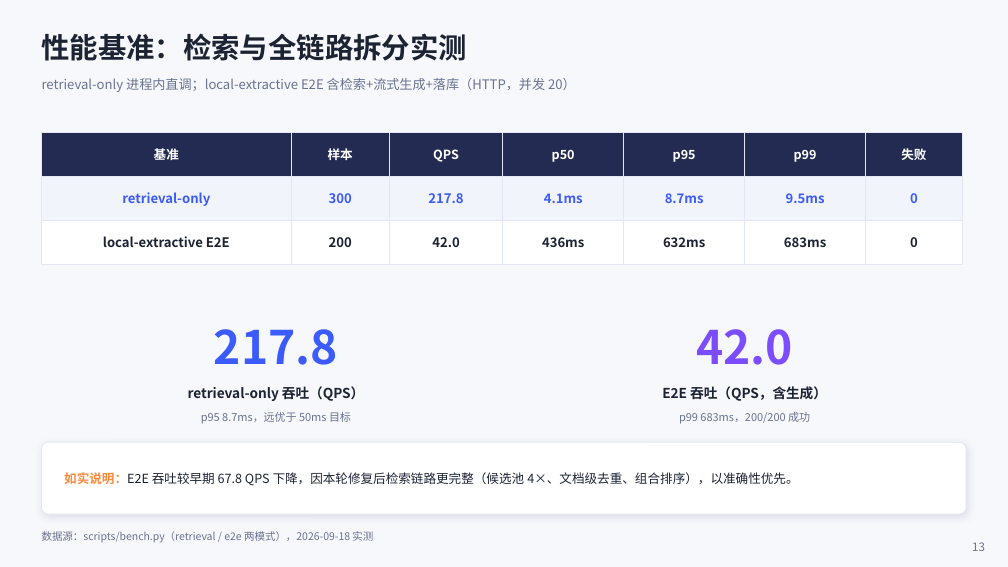
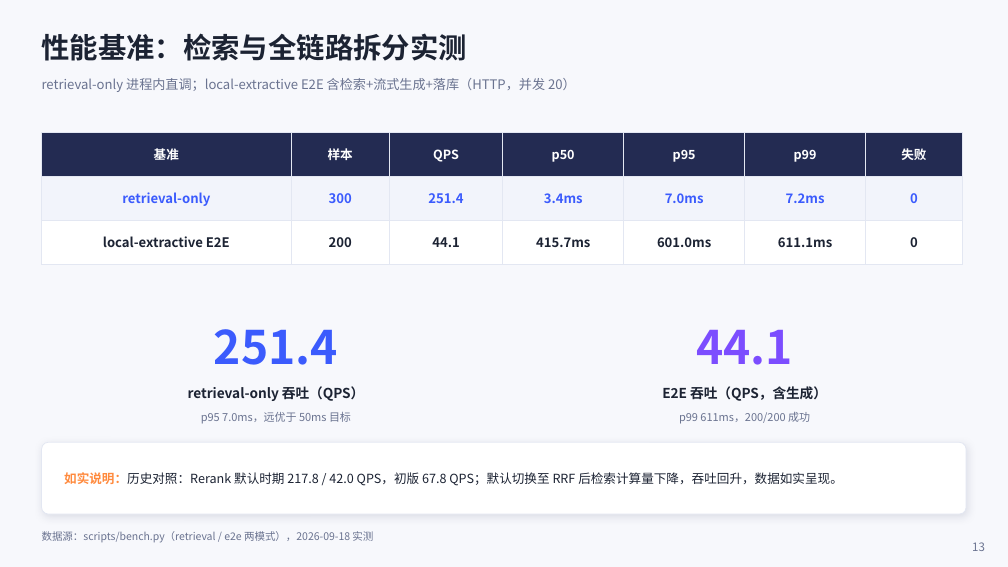
Before and after one commit to yelikour/campus-qa, a slide deck: slide 13 of ppt/智问校园CampusMind答辩PPT.pptx. Drawn at 1008x567 pixels with LibreOffice and Linux fonts; fonts in the diff are those of the drawing. Boxes give left, top, right and bottom in pixels: in the first picture for what was removed or moved away, otherwise in the second. Text is boxed around its words. In the diff, an @@ line names an element or a change of style, - is before the commit and + after.

```diff
--- a/ppt/智问校园CampusMind答辩PPT.pptx
+++ b/ppt/智问校园CampusMind答辩PPT.pptx
@@ table at [42,132,963,251] @@
-row 2: retrieval-only | 300 | 217.8 | 4.1ms | 8.7ms | 9.5ms | 0
+row 2: retrieval-only | 300 | 251.4 | 3.4ms | 7.0ms | 7.2ms | 0
-row 3: local-extractive E2E | 200 | 42.0 | 436ms | 632ms | 683ms | 0
+row 3: local-extractive E2E | 200 | 44.1 | 415.7ms | 601.0ms | 611.1ms | 0
@@ text at [214,329,338,365]: text changed @@
-217.8
+251.4
@@ text at [696,330,793,365]: text changed @@
-42.0
+44.1
@@ text at [201,412,351,424]: text changed @@
-p95 8.7ms，远优于 50ms 目标
+p95 7.0ms，远优于 50ms 目标
@@ text at [679,412,810,424]: text changed @@
-p99 683ms，200/200 成功
+p99 611ms，200/200 成功
@@ text at [64,472,843,486]: text changed @@
-如实说明：E2E 吞吐较早期 67.8 QPS 下降，因本轮修复后检索链路更完整（候选池 4×、文档级去重、组合排序），以准确性优先。
+如实说明：历史对照：Rerank 默认时期 217.8 / 42.0 QPS，初版 67.8 QPS；默认切换至 RRF 后检索计算量下降，吞吐回升，数据如实呈现。
```
Also in this commit, not shown: 3 other slides changed, 18 other files.
